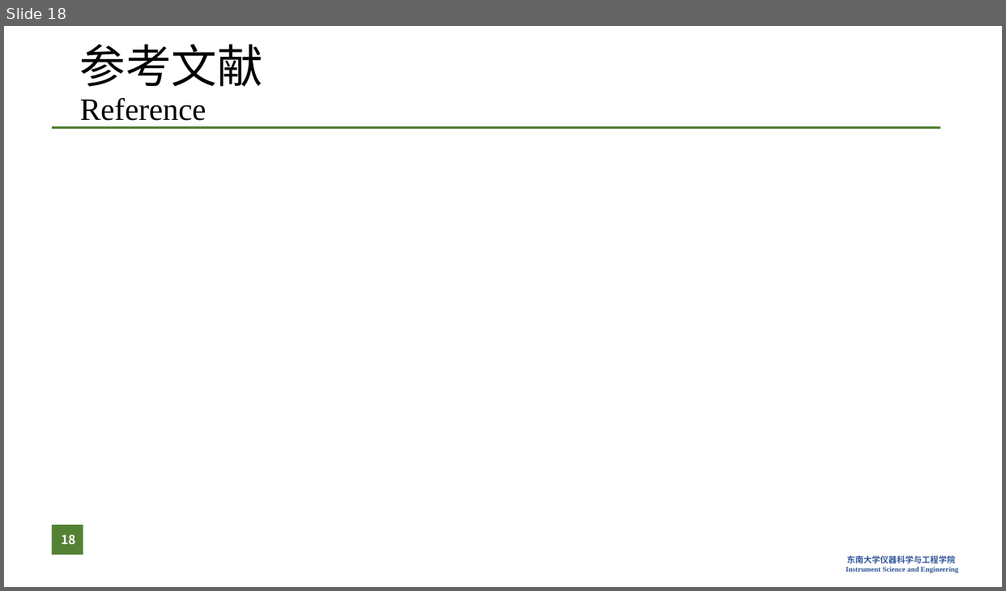
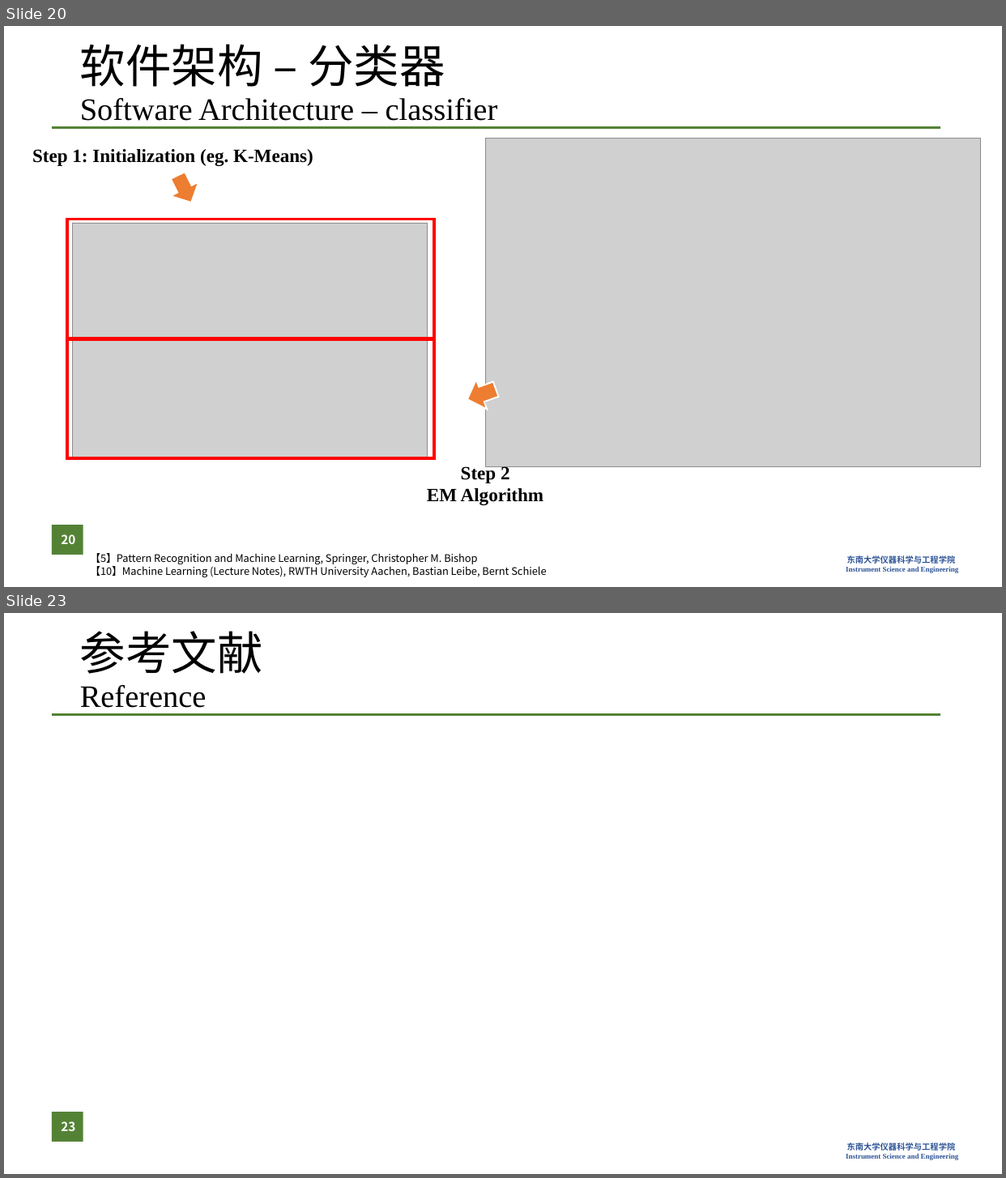
Before and after one commit to zzFon/Gun-Shot-Detection-and-Positioning_Matlab, a slide deck: Presentation.pptx. Shown one above the other, each under a label of ours: slide 18 before the commit, slides 20 and 23 after it; the slides between them are not shown. The pictures are 1006x591 and 1006x1178 pixels, drawn with LibreOffice and Linux fonts; fonts in the diff are those of the drawing; grey boxes stand for pictures; background and template pictures are left out. Boxes give left, top, right and bottom in pixels: in the first picture for what was removed or moved away, otherwise in the second. Text is boxed around its words. In the diff, an @@ line names an element or a change of style, - is before the commit and + after.

```diff
--- a/Presentation.pptx
+++ b/Presentation.pptx
@@ slide 20 added at (4,26,1002,587), background #FFFFFF; not listed: 2 template elements that a slide beside it also shows @@
@@ title added at (80,44,498,121), 30 pt, text #000000 @@
+软件架构 – 分类器
+Software Architecture – classifier
@@ picture added at (485,139,981,467) @@
@@ text added at (32,149,313,166), 18 pt, text #000000, bold @@
+Step 1: Initialization (eg. K-Means)
@@ right arrow added at (164,169,206,210), fill #ED7D31, outline #FFFFFF 1.5 pt @@
@@ rectangle added at (68,219,434,338), outline #FF0000 3 pt @@
@@ picture added at (73,223,428,459) @@
@@ rectangle added at (68,339,434,459), outline #FF0000 3 pt @@
@@ right arrow added at (462,374,502,414), fill #ED7D31, outline #FFFFFF 1.5 pt @@
@@ text added at (427,465,544,506), 18 pt, text #000000, bold @@
+Step 2
+EM Algorithm
@@ page number added at (52,525,83,555), fill #548235, 12 pt, text #FFFFFF, bold @@
+20
@@ text added at (90,553,546,578), 10 pt, text #000000 @@
+【5】Pattern Recognition and Machine Learning, Springer, Christopher M. Bishop
+【10】Machine Learning (Lecture Notes), RWTH University Aachen, Bastian Leibe, Bernt Schiele
@@ what was slide 18 is now slide 23 @@
@@ page number at (61,1122,75,1131): text changed @@
-18
+23
```
Also in this commit, not shown: 5 slides changed, 4 other slides added, 1 other file.
